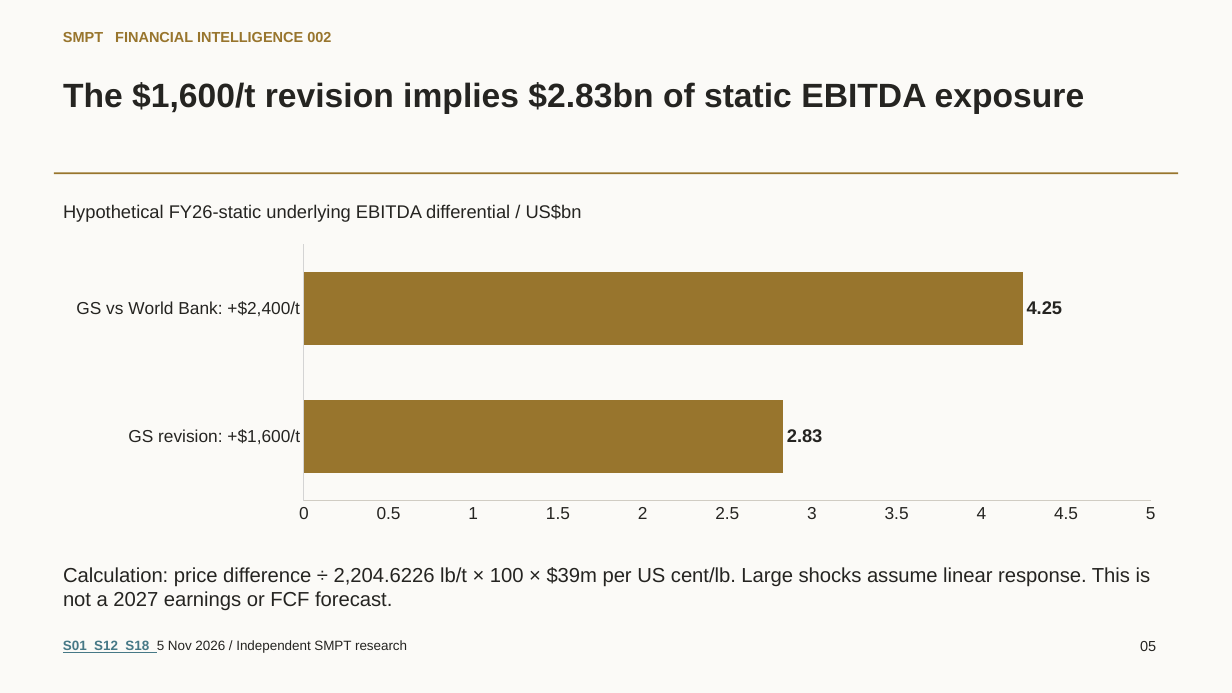
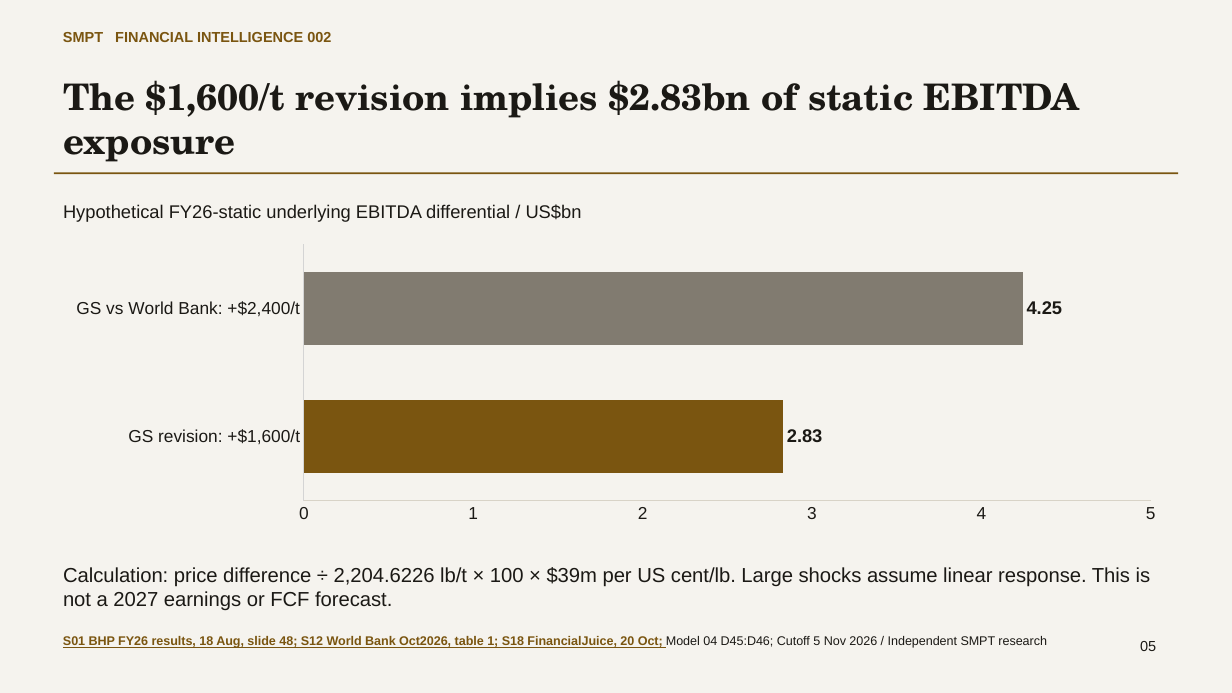
Before and after one commit to VSSpowerlifting/strategic-materials-policy-tracker, a slide deck: slide 5 of docs/research/fi002-bhp-copper/output/SMPT_FI002_BHP_Copper_Strategy_Deck.pptx. Drawn at 1232x693 pixels with LibreOffice and Linux fonts; fonts in the diff are those of the drawing. Boxes give left, top, right and bottom in pixels: in the first picture for what was removed or moved away, otherwise in the second. Text is boxed around its words. In the diff, an @@ line names an element or a change of style, - is before the commit and + after.

Commit message:
docs(fi002): refine research argument and complete expert editorial audit

```diff
--- a/docs/research/fi002-bhp-copper/output/SMPT_FI002_BHP_Copper_Strategy_Deck.pptx
+++ b/docs/research/fi002-bhp-copper/output/SMPT_FI002_BHP_Copper_Strategy_Deck.pptx
@@ background #FBFAF7 to #F5F3EE @@
@@ text "SMPT FINANCIAL INTELLIGENCE 002" at box(63, 32, 331, 42): text colour #98752D to #7A5510 @@
@@ text "The $1,600/t revision implies $2.83bn ..." at box(63, 80, 1080, 162): size 26.2 to 28.5 pt, font Arial to TeX Gyre Schola, text colour #252421 to #1B1915 @@
@@ rectangle at box(54, 172, 1178, 174): fill #98752D to #7A5510 @@
@@ bar chart at box(54, 238, 1178, 530) @@
@@ colour of Series 1 #98752D to #817B70 @@
@@ data labels of Series 1 changed @@
@@ colours of single points changed @@
@@ category axis changed @@
@@ value axis changed @@
@@ background changed @@
@@ lettering changed @@
@@ text at box(63, 635, 1047, 648): text changed; size 10.5 to 9.8 pt; text colour #252421 to #7A5510; bold on @@
-S01 S12 S18 5 Nov 2026 / Independent SMPT research
+S01 BHP FY26 results, 18 Aug, slide 48; S12 World Bank Oct2026, table 1; S18 FinancialJuice, 20 Oct; Model 04 D45:D46; Cutoff 5 Nov 2026 / Independent SMPT research
```
Also in this commit, not shown: 11 other slides changed, 23 other files.
